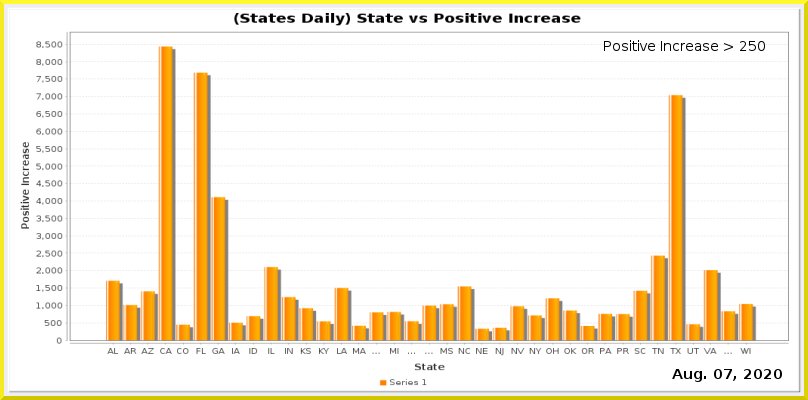
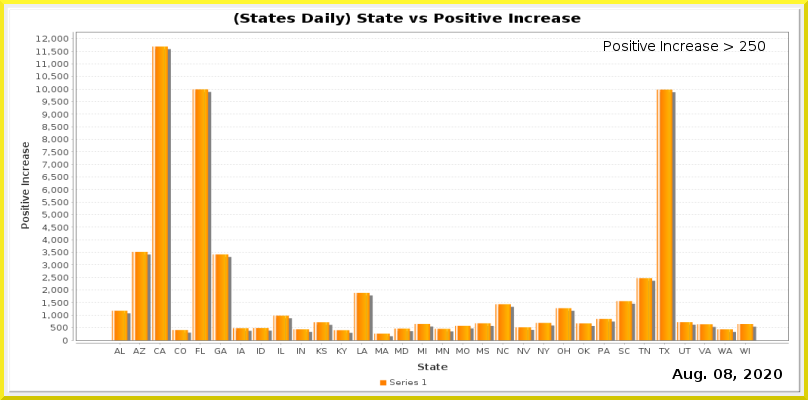
The second 808x400 image is a revision of the first. Changes to its layers:
painted on "Current Date" over [724,369,732,379]
painted on "Date_vs_TestIncrease.png" over [36,31,789,371]
